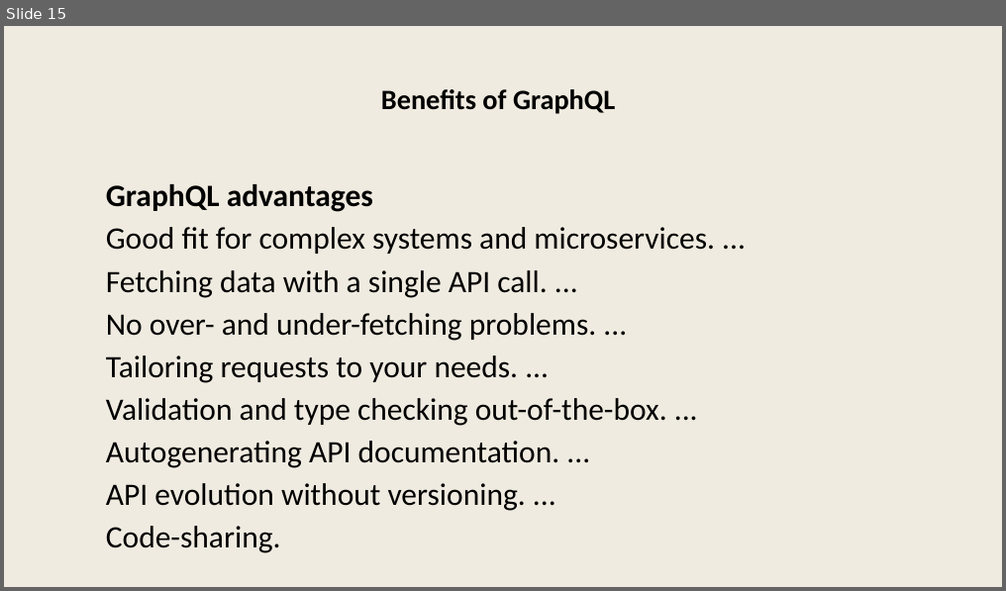
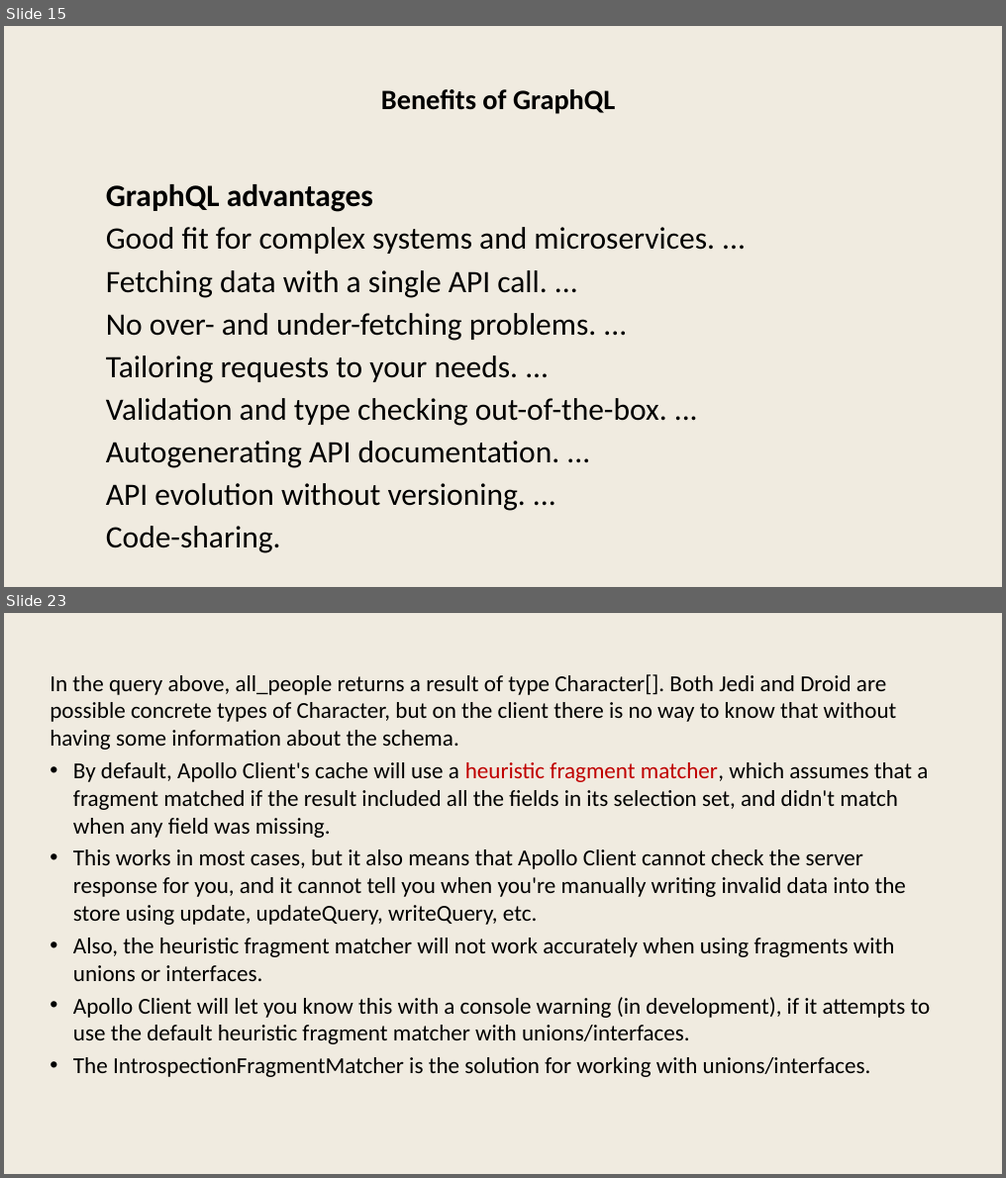
Before and after one commit to dameeta/graphql, a slide deck: graphql.pptx. Shown one above the other, each under a label of ours: slide 15 before the commit, slides 15 and 23 after it; the slides between them are not shown. The pictures are 1006x591 and 1006x1178 pixels, drawn with LibreOffice and Linux fonts; fonts in the diff are those of the drawing. Boxes give left, top, right and bottom in pixels: in the first picture for what was removed or moved away, otherwise in the second. Text is boxed around its words. In the diff, an @@ line names an element or a change of style, - is before the commit and + after.

```diff
--- a/graphql.pptx
+++ b/graphql.pptx
@@ slide 23 added at [4,613,1002,1174], background #F0EBE0 @@
@@ text added at [50,674,931,1077], 44 pt, text #000000 @@
+In the query above, all_people returns a result of type Character[]. Both Jedi and Droid are possible concrete types of Character, but on the client there is no way to know that without having some information about the schema.
+• By default, Apollo Client's cache will use a heuristic fragment matcher, which assumes that a fragment matched if the result included all the fields in its selection set, and didn't match when any field was missing.
+• This works in most cases, but it also means that Apollo Client cannot check the server response for you, and it cannot tell you when you're manually writing invalid data into the store using update, updateQuery, writeQuery, etc.
+• Also, the heuristic fragment matcher will not work accurately when using fragments with unions or interfaces.
+• Apollo Client will let you know this with a console warning (in development), if it attempts to use the default heuristic fragment matcher with unions/interfaces.
+• The IntrospectionFragmentMatcher is the solution for working with unions/interfaces.
```
Also in this commit, not shown: 2 slides changed, 38 other slides added, 1 other file.
